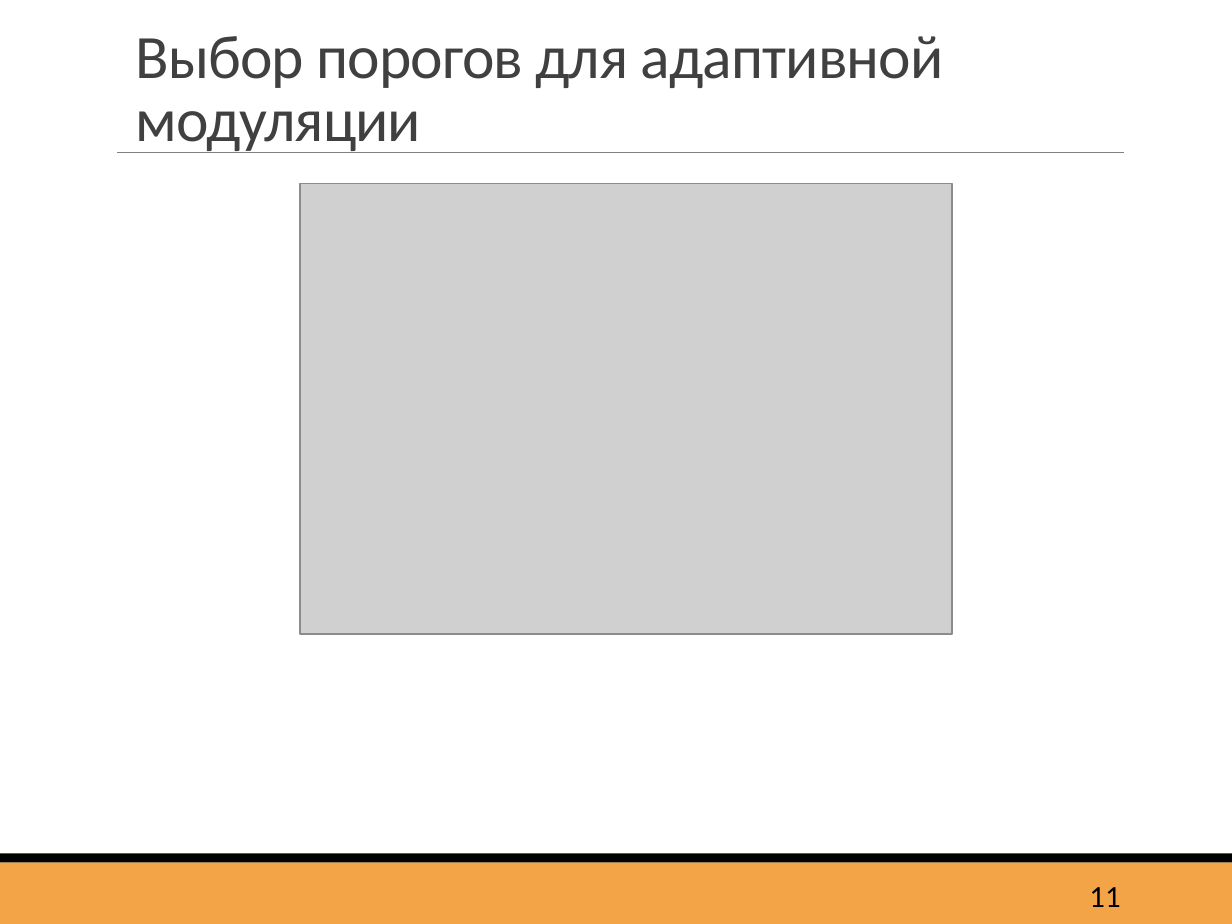
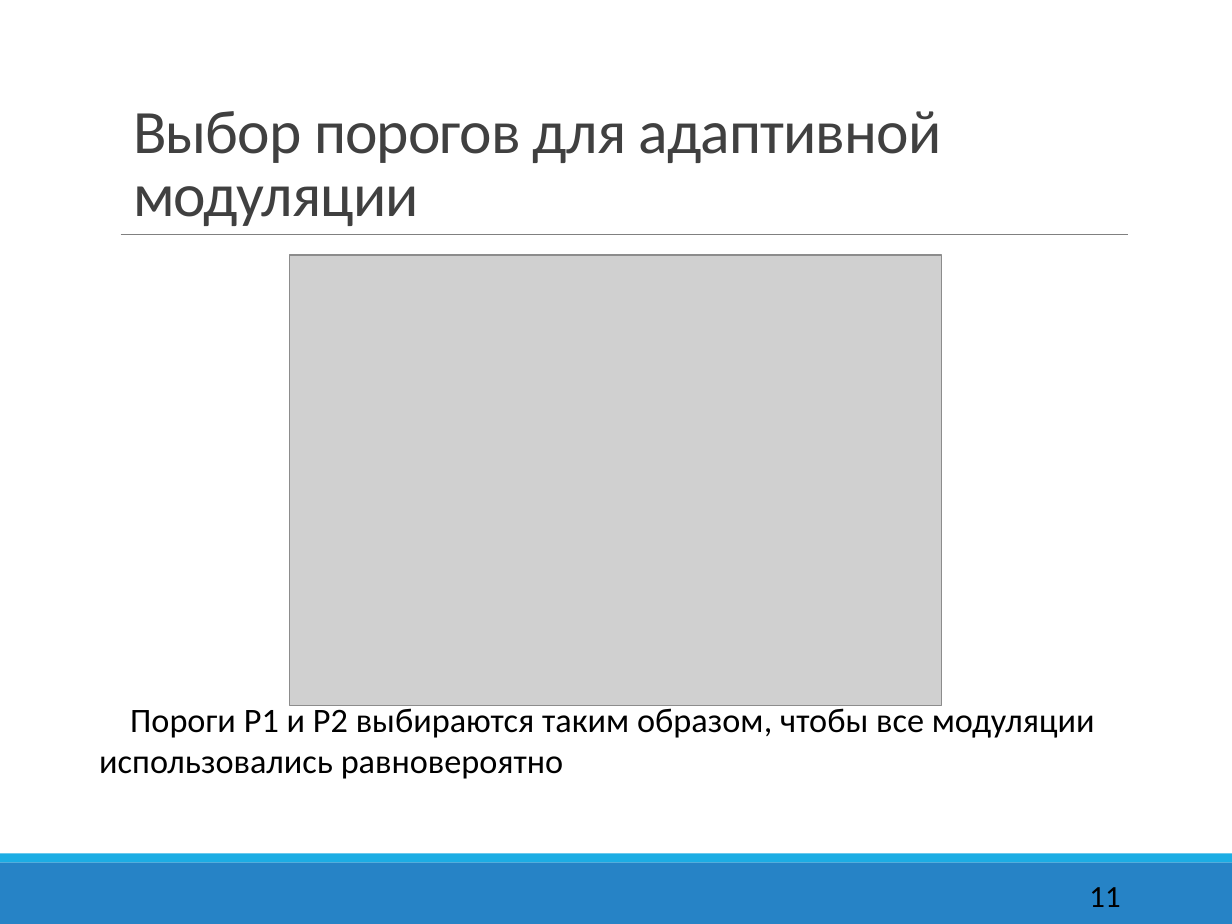
Before and after one commit to Zheki4S/Adaptive_modulation, a slide deck: slide 11 of Presentation_Simonov.PPTX. Drawn at 1232x924 pixels with LibreOffice and Linux fonts; fonts in the diff are those of the drawing; grey boxes stand for pictures. Boxes give left, top, right and bottom in pixels: in the first picture for what was removed or moved away, otherwise in the second. Text is boxed around its words. In the diff, an @@ line names an element or a change of style, - is before the commit and + after.

Commit message:
Update presentation

```diff
--- a/Presentation_Simonov.PPTX
+++ b/Presentation_Simonov.PPTX
@@ title "Выбор порогов для адаптивной модуляции": place and size @@
-title "Выбор порогов для адаптивной модуляции" at box(136, 36, 944, 153)
+title "Выбор порогов для адаптивной модуляции" at box(133, 111, 941, 226)
@@ line moved from (117, 152) - (1124, 152) to (121, 234) - (1127, 234) @@
@@ picture: place and size @@
-picture at box(301, 184, 952, 634)
+picture at box(290, 255, 941, 706)
@@ text added at box(99, 704, 1095, 779), 20 pt, text #000000 @@
+Пороги P1 и P2 выбираются таким образом, чтобы все модуляции использовались равновероятно
@@ rectangle at box(0, 862, 1232, 924): fill #F3A447 to #2683C6 @@
@@ rectangle at box(0, 854, 1232, 862): fill #000000 to #1CADE4 @@
```
Also in this commit, not shown: 15 other slides changed.
